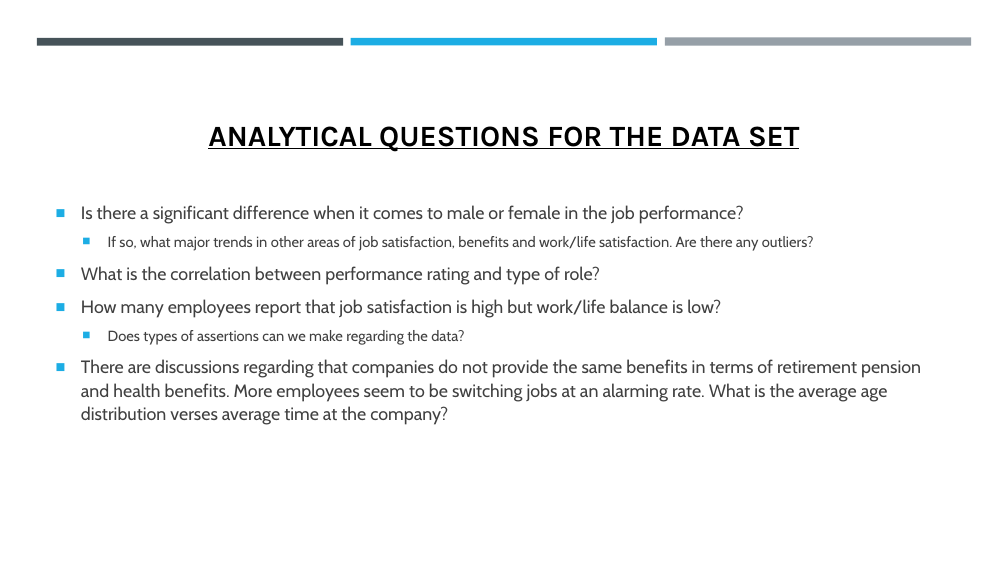
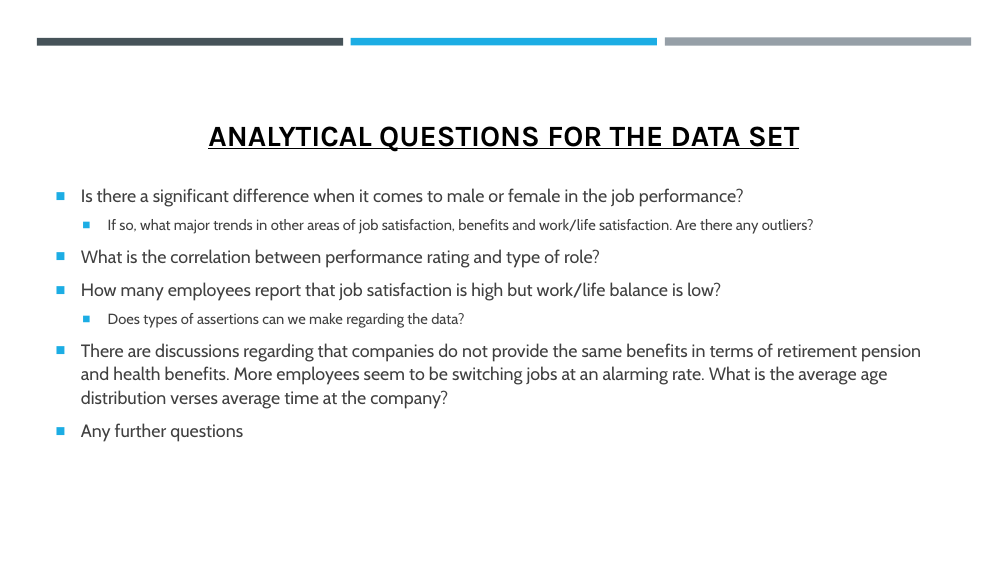
Before and after one commit to sarai-data-is-life/Project-1-Group-6, a slide deck: slide 2 of Project 1 - Group 6 - Data Set Analysis - 03.21.2020.pptx. Drawn at 1008x567 pixels with LibreOffice and Linux fonts; fonts in the diff are those of the drawing. Boxes give left, top, right and bottom in pixels: in the first picture for what was removed or moved away, otherwise in the second. Text is boxed around its words. In the diff, an @@ line names an element or a change of style, - is before the commit and + after.

Commit message:
Added Bullet Point on Slide Two

```diff
--- a/Project 1 - Group 6 - Data Set Analysis - 03.21.2020.pptx
+++ b/Project 1 - Group 6 - Data Set Analysis - 03.21.2020.pptx
@@ text at (x1=81, y1=423, x2=243, y2=442): paragraph added @@
+■ Any further questions
```
